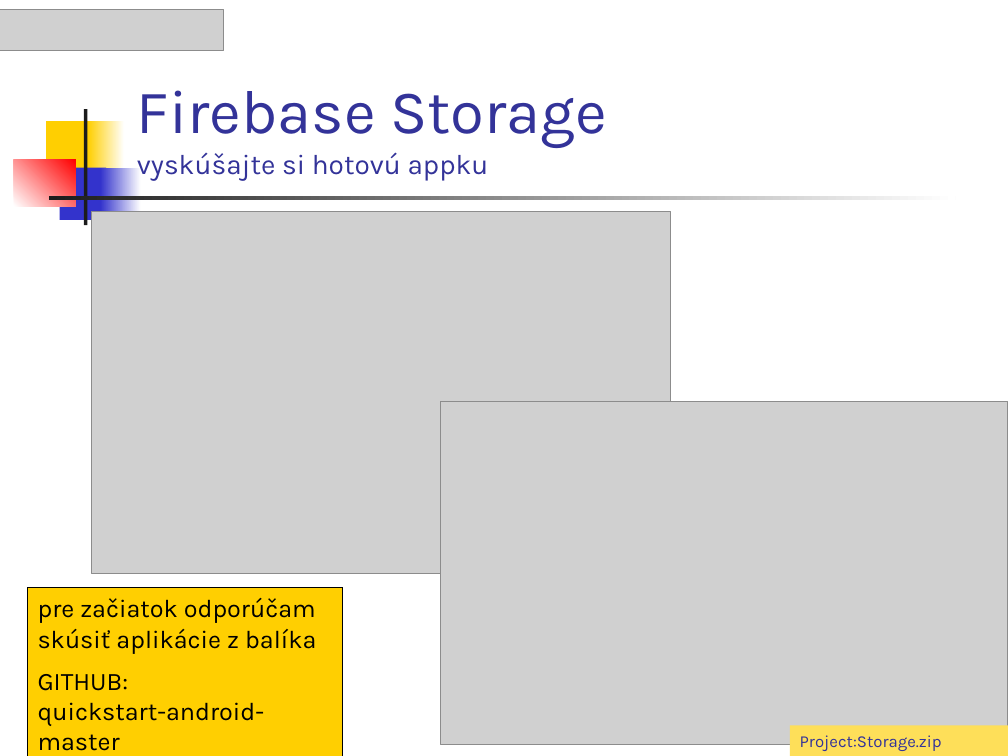
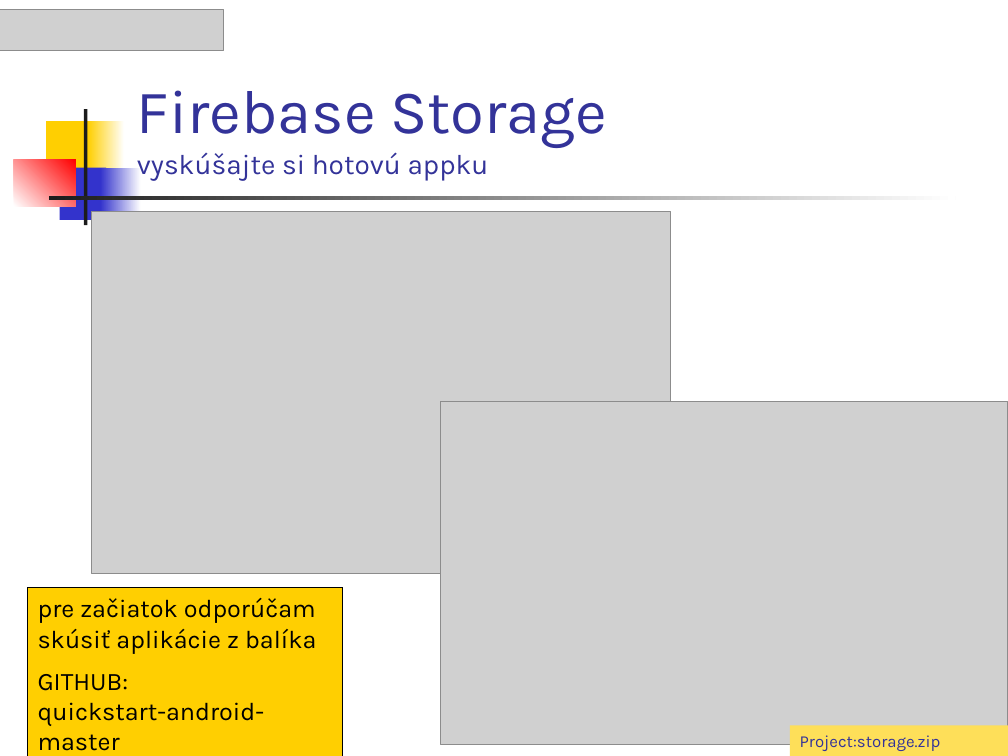
Before and after one commit to vmandro/Prednasky, a slide deck: slide 48 of 12/12_Android.ppt. Drawn at 1008x756 pixels with LibreOffice and Linux fonts; fonts in the diff are those of the drawing; grey boxes stand for pictures. Boxes give left, top, right and bottom in pixels: in the first picture for what was removed or moved away, otherwise in the second. Text is boxed around its words. In the diff, an @@ line names an element or a change of style, - is before the commit and + after.

```diff
--- a/12/12_Android.ppt
+++ b/12/12_Android.ppt
@@ text in rectangle at (800, 735, 941, 751): text changed @@
-Project:Storage.zip
+Project:storage.zip
```
Also in this commit, not shown: 3 other slides changed, 2 other files.
